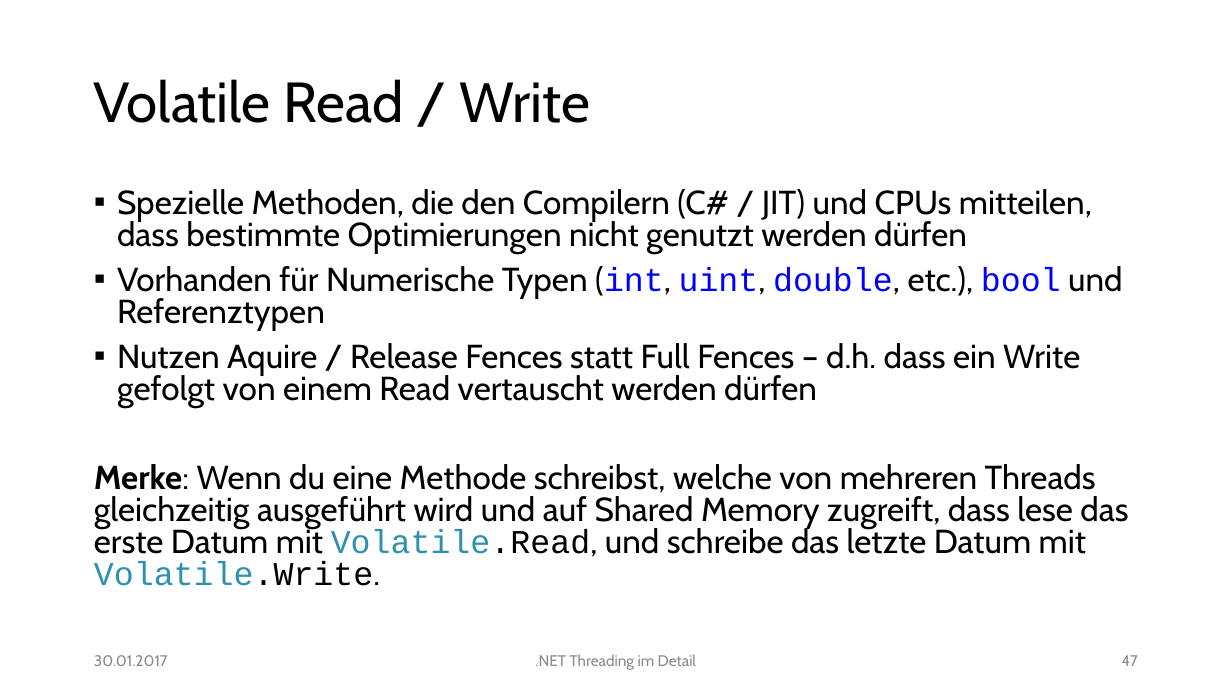
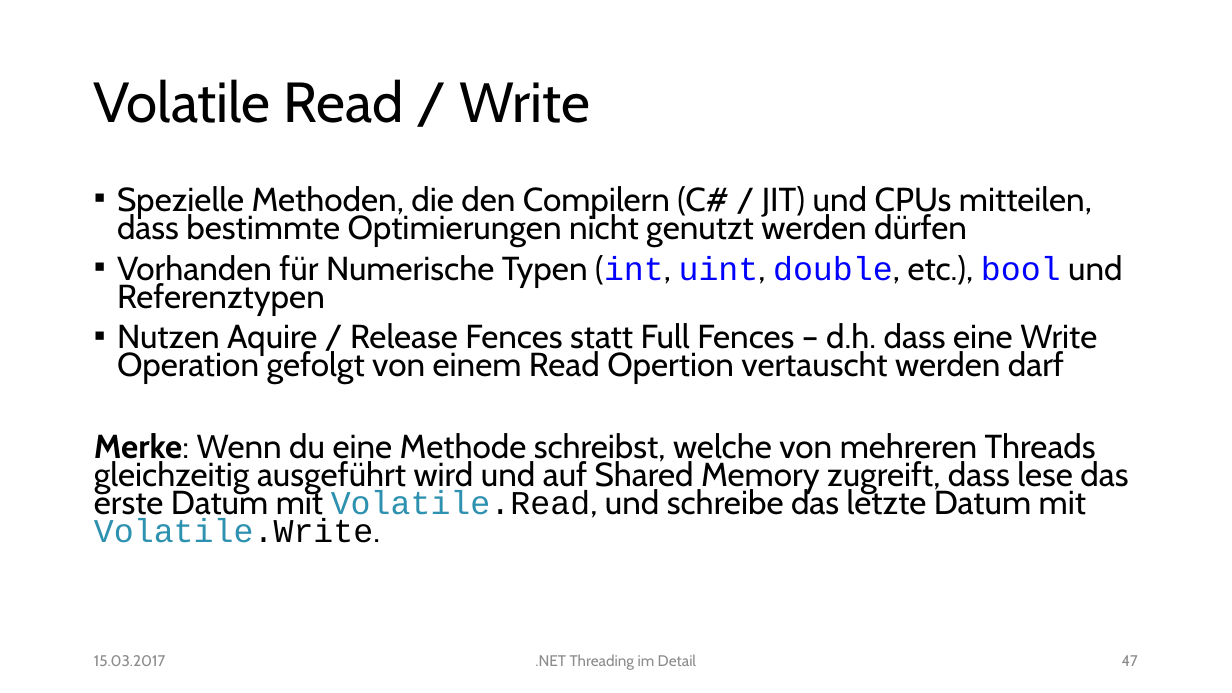
Before and after one commit to feO2x/NetThreadingInDetail, a slide deck: slide 47 of NET Threading im Detail.pptx. Drawn at 1232x693 pixels with LibreOffice and Linux fonts; fonts in the diff are those of the drawing. Boxes give left, top, right and bottom in pixels: in the first picture for what was removed or moved away, otherwise in the second. Text is boxed around its words. In the diff, an @@ line names an element or a change of style, - is before the commit and + after.

```diff
--- a/NET Threading im Detail.pptx
+++ b/NET Threading im Detail.pptx
@@ text at (94,186,1128,543): line spacing 0.8 to 0.7 @@
@@ text at (117,323,1097,384): text changed @@
-▪ Nutzen Aquire / Release Fences statt Full Fences – d.h. dass ein Write gefolgt von einem Read vertauscht werden dürfen
+▪ Nutzen Aquire / Release Fences statt Full Fences – d.h. dass eine Write Operation gefolgt von einem Read Opertion vertauscht werden darf
@@ text at (94,655,165,666): text changed @@
-30.01.2017
+15.03.2017
```
Also in this commit, not shown: 64 other slides changed.
